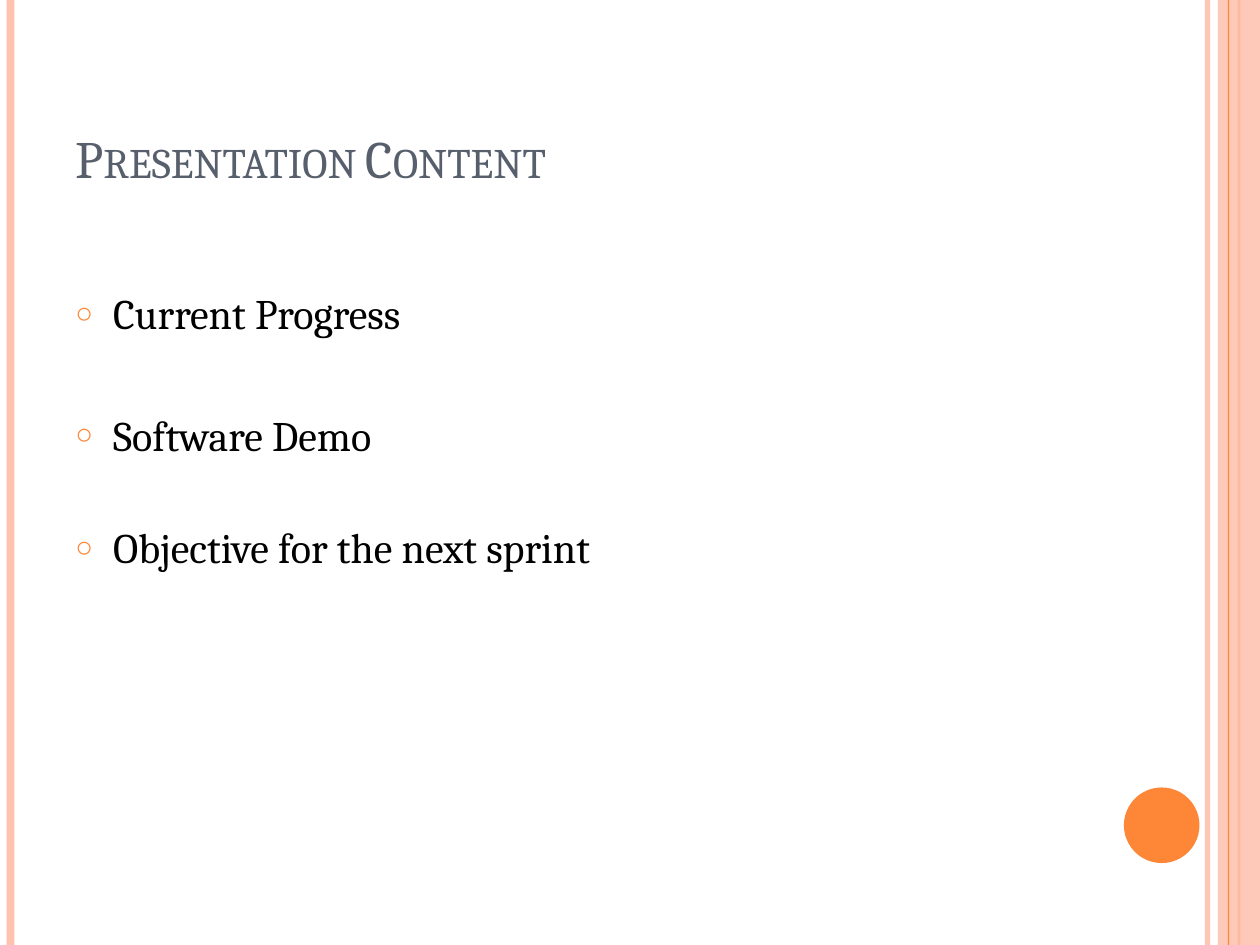
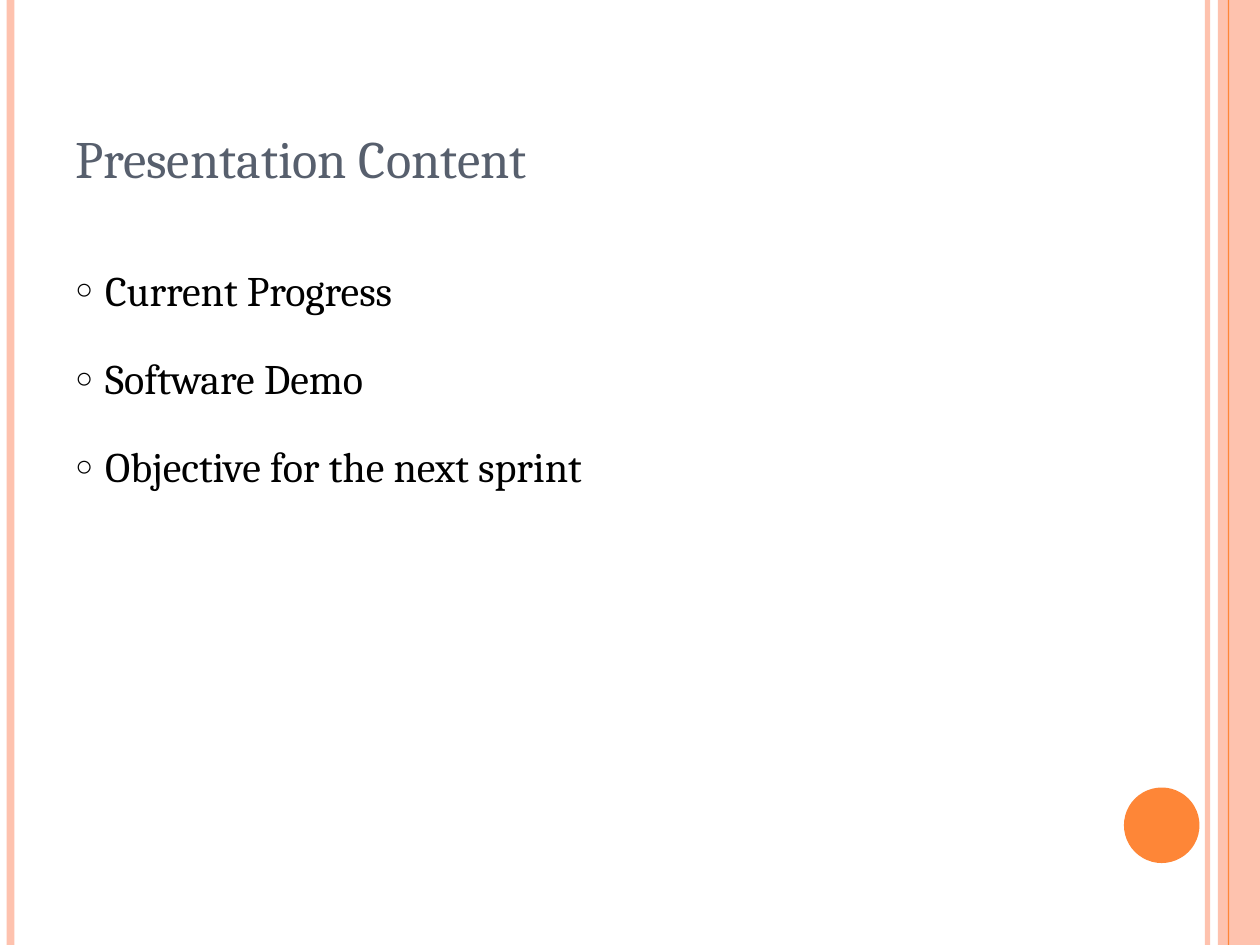
Before and after one commit to oscar-lima/sdp_ws2013_pcl, a slide deck: slide 2 of doc/apcl_presentation.pptx. Drawn at 1260x945 pixels with LibreOffice and Linux fonts; fonts in the diff are those of the drawing. Boxes give left, top, right and bottom in pixels: in the first picture for what was removed or moved away, otherwise in the second. Text is boxed around its words. In the diff, an @@ line names an element or a change of style, - is before the commit and + after.

```diff
--- a/doc/apcl_presentation.pptx
+++ b/doc/apcl_presentation.pptx
@@ rectangle at [1218,0,1260,945]: fill #FEC3AE at 87% opacity to #FEC2AE @@
@@ text "Presentation Content" at [75,142,527,179]: small capitals off @@
@@ text "Current Progress" at [105,277,582,491]: indent changed; less space between paragraphs @@
```
Also in this commit, not shown: 8 other slides changed, 1 other file.
